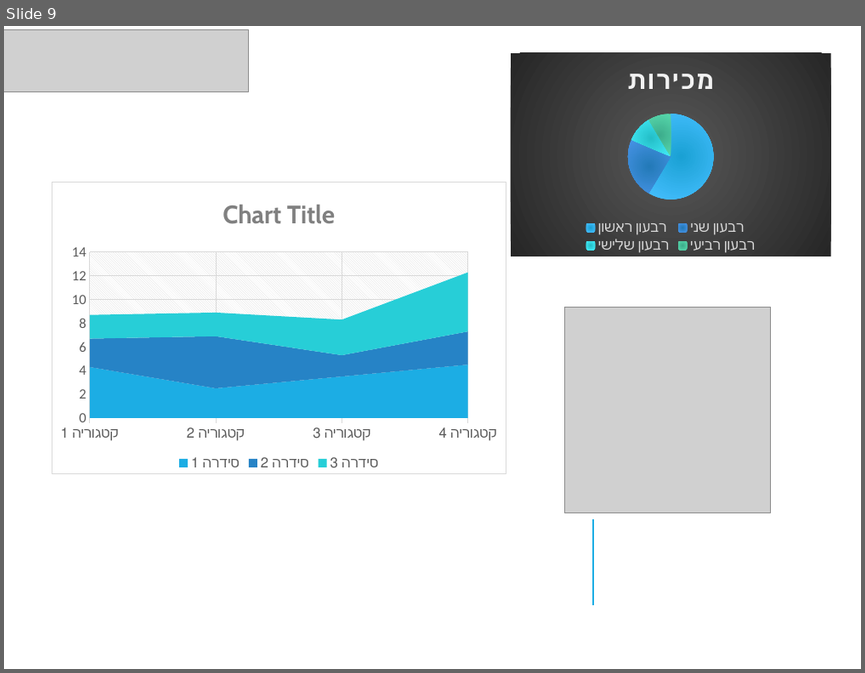
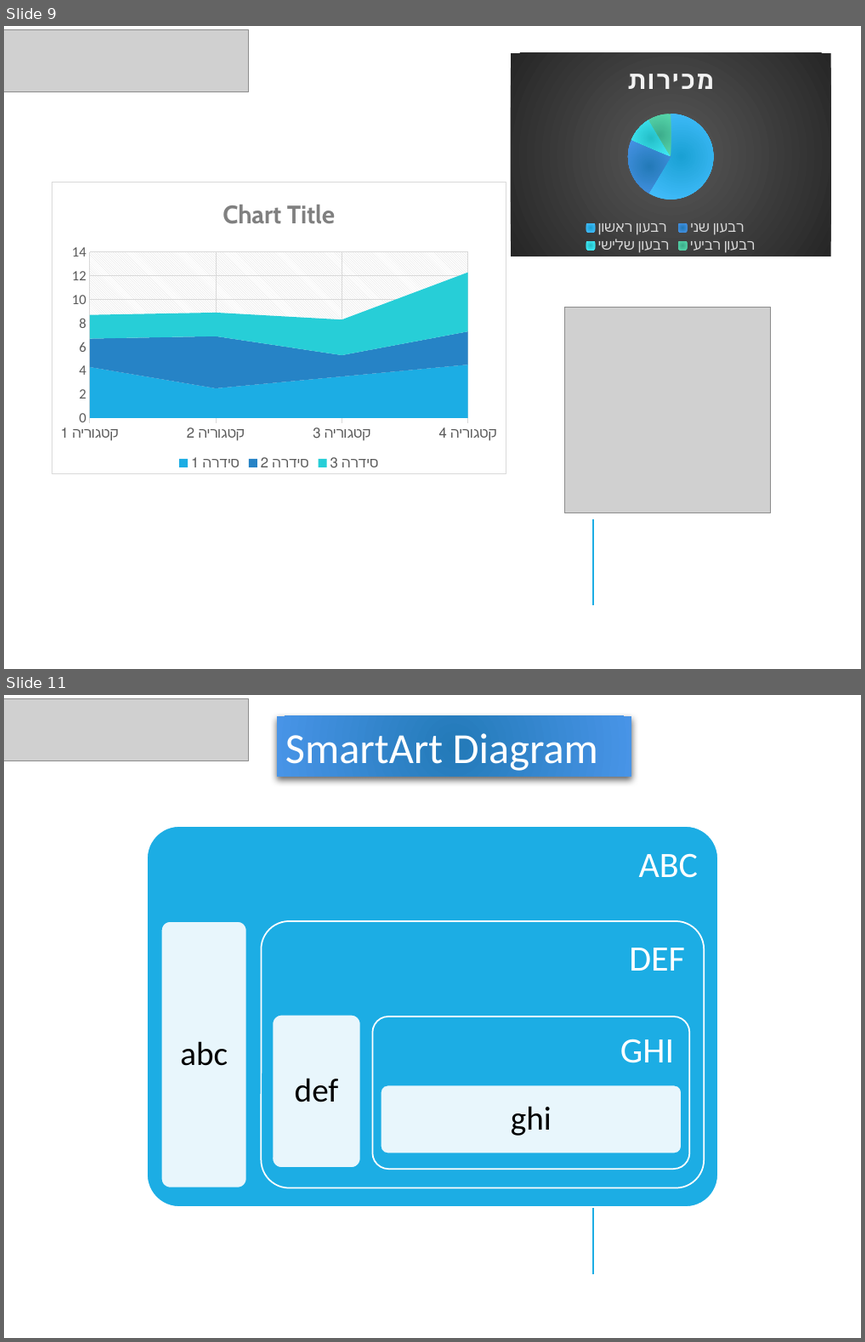
Before and after one commit to meshesha/PPTXjs, a slide deck: Sample_12.pptx. Shown one above the other, each under a label of ours: slide 9 before the commit, slides 9 and 11 after it; the slides between them are not shown. The pictures are 865x673 and 865x1342 pixels, drawn with LibreOffice and Linux fonts; fonts in the diff are those of the drawing; grey boxes stand for pictures; background and template pictures are left out. Boxes give left, top, right and bottom in pixels: in the first picture for what was removed or moved away, otherwise in the second. Text is boxed around its words. In the diff, an @@ line names an element or a change of style, - is before the commit and + after.

```diff
--- a/Sample_12.pptx
+++ b/Sample_12.pptx
@@ slide 11 added at <box>4,695,861,1338</box>, background picture (left out); not listed: 1 template element that a slide beside it also shows @@
@@ picture added at <box>4,698,248,760</box> @@
@@ rectangle added at <box>277,715,631,777</box>, fill gradient #237AB8 to #4895E7, 36 pt, text #FFFFFF @@
+SmartArt Diagram
@@ group added at <box>147,826,719,1207</box>: 6 rounded rectangles, 6 texts @@
+ABC
+abc
+DEF
+def
+GHI
+ghi
```
Also in this commit, not shown: 3 slides changed.
